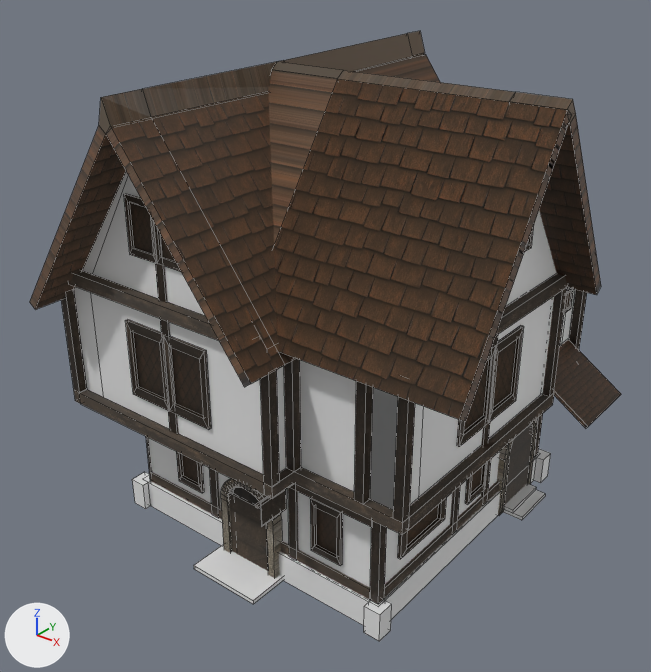
A saved change to the Blender file Comercio joan/edificios_comercio.blend.
Before and after are seen from a 50 mm lens placed at (6.47, -8.54, 7.63), pointed at (0.1, -0.59, 2.7). Lighting does not change. The marker at lower left points along +X, +Y and +Z. Mesh edges are drawn as thin lines.

In view in the first picture: 'Pared inferior'.
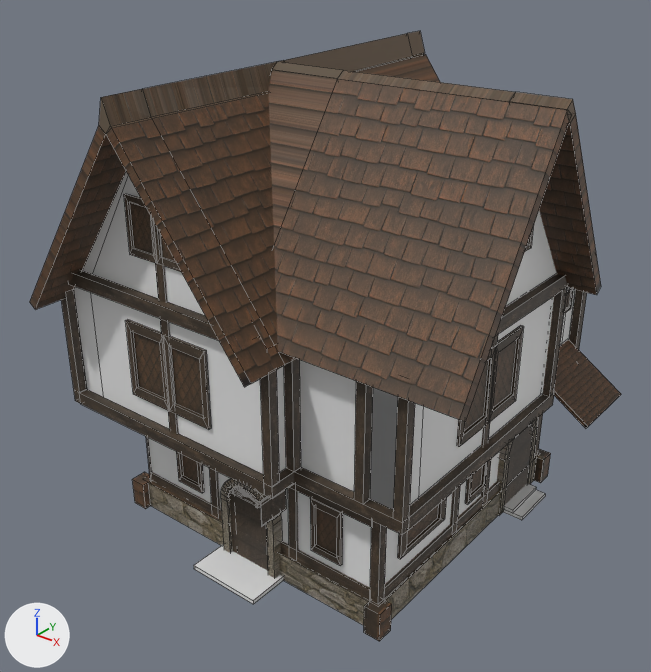
Location of each change, (x1, y1, x2, y2) in pixels of the pictures (651 x 672 px):
'Pared inferior', surface changed, reshaped: (30, 31, 621, 641) in both
part 1 of me_plane_030, built on: before (230, 487, 260, 508); after (231, 487, 260, 508)
part 2 of me_plane_030, surface changed: (132, 449, 551, 641) in both

What changed in the scene script:
```text
Change img_atlas_casita_normalmap_png:
    img_atlas_casita_normalmap_png: load_image('atlas casita normalmap.png', 'materiales/atlas casita normalmap.png', 1024, 1024, 'sRGB') -> load_image('atlas casita normalmap.png.001', 'materiales/atlas casita normalmap.png', 1024, 1024, 'Non-Color')
Change me_plane_030:
    used by ob_pared_inferior; location = (0.0, 0.0, 0.0); scale = (2.01, 2.01, 2.01)
    remove me_plane_030.from_pydata(...)  # 1320 vertices, 1022 faces, 1 loose edge; spans x -1.22..1.55, y -1.53..1.31, z 0.0..2.98
    add me_plane_030.from_pydata(...)  # 1321 vertices, 1068 faces, 1 loose edge; spans x -1.22..1.55, y -1.53..1.31, z 0.0..2.98
    me_plane_030 part 1
    2 faces are deleted
    1 vertex is added at (0.03, -1.02, 0.52)
    48 new faces join them, mat_atlas_casa
    me_plane_030 part 2: 25 kept faces spanning x -1.05..1.05, y -1.04..1.06, z 0.0..0.2 get new texture (UV) coordinates
```
